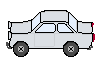
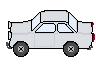
Revision of a layered 96 × 64 image; what changed, layer by layer:
painted on "body" over (12, 23, 94, 38)
